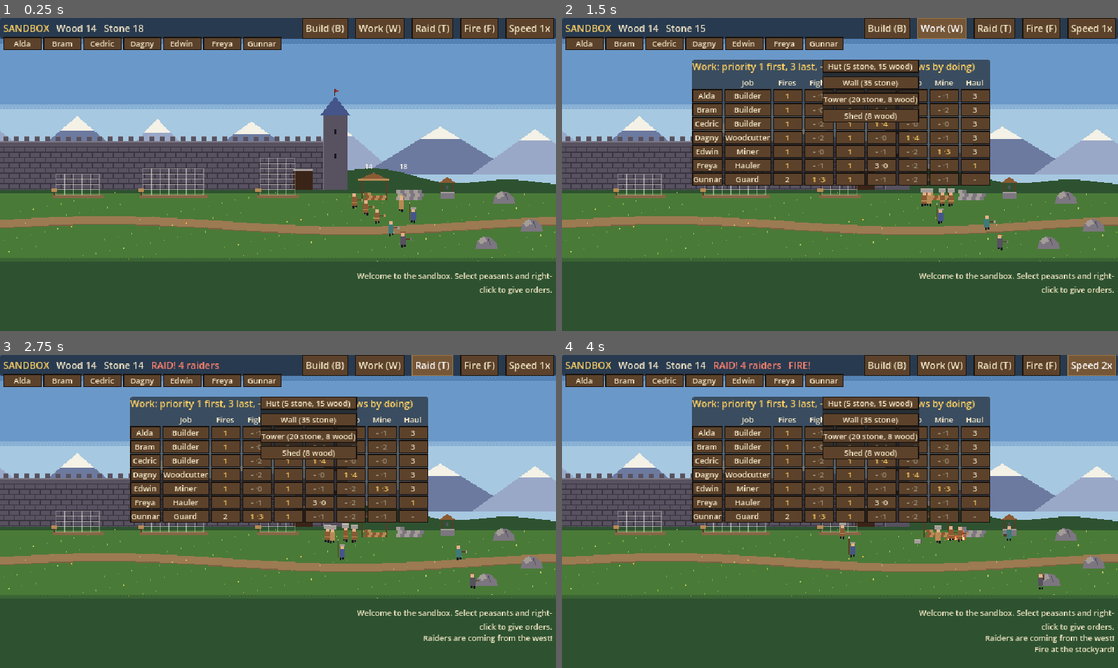
Above: before the commit, frames 1-4 (two rows, left to right).
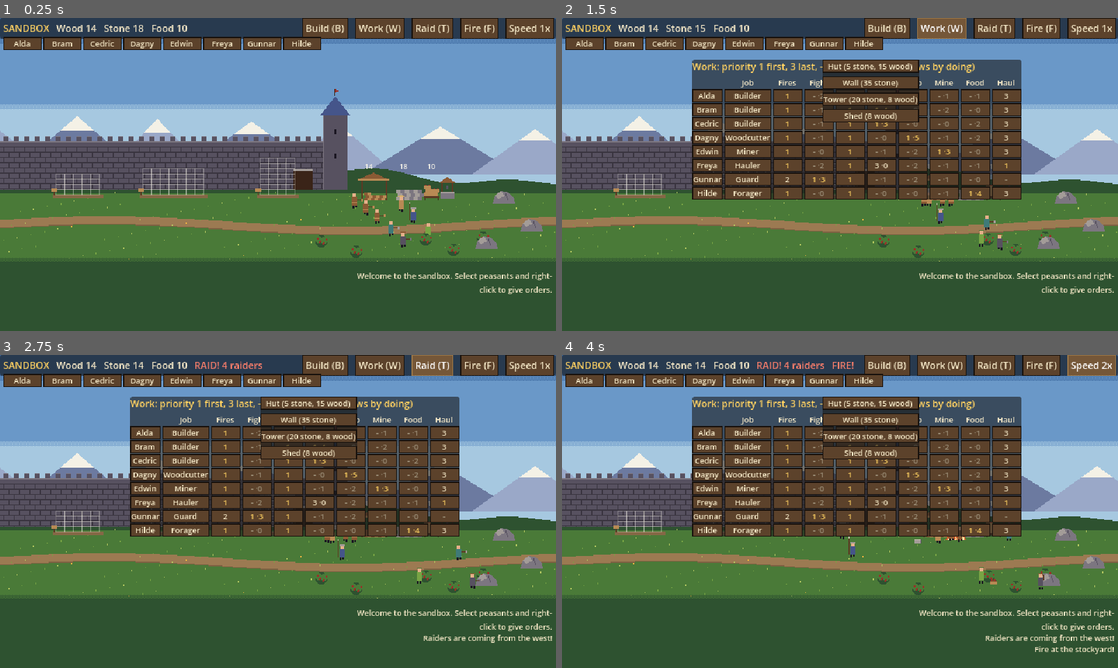
Above: after the commit, the same moments.

Repository: henrikmoepe-del/basebygger
Game: Godot game, scene res://sandbox/sandbox.tscn
Same seed, same stepped clock (60 frames per second), same inputs: the game is played once before the commit and once after it. This scene is started directly instead of the project's main scene.
Inputs:
- Up to frame 1 (0.25 s): no input
- Up to frame 2 (1.5 s): click "Build (B)" at 0.5 s; click "Work (W)" at 1.25 s
- Up to frame 3 (2.75 s): click "Raid (T)" at 2 s
- Up to frame 4 (4 s): click "Fire (F)" at 2.75 s; click "Speed 1x" at 3.5 s

The runs differ from the first frame. In frame 1, 0.7% of the frame differs, in the area x 27-88%, y 2-77%; in frame 2, 5.6%; in frame 3, 5.8%; in frame 4, 5.9%, in the area x 23-88%, y 2-77%.

Commit message:
Sandbox: needs (hunger, sleep), berry bushes and a Forager job
Co-Authored-By: Claude Opus 5.5 <noreply@anthropic.com>
Claude-Session: https://claude.ai/code/session_01KRfBmN2ZEbarco8VY7eoa6

Diff:
--- a/sandbox/sandbox.gd
+++ b/sandbox/sandbox.gd
@@ -18,6 +18,7 @@
 const Peasant := preload("res://sandbox/sb_peasant.gd")
 const Site := preload("res://sandbox/sb_site.gd")
 const TreeThing := preload("res://sandbox/sb_tree.gd")
+const Bush := preload("res://sandbox/sb_bush.gd")
 const Rock := preload("res://sandbox/sb_rock.gd")
 const Item := preload("res://sandbox/sb_item.gd")
 const Fire := preload("res://sandbox/sb_fire.gd")
@@ -36,6 +37,7 @@
 var sites: Array = []
 var trees: Array = []
 var rocks: Array = []
+var bushes: Array = []
 var items: Array = []
 var fires: Array = []
 var raiders: Array = []
@@ -91,6 +93,7 @@
 	stockyard.setup()
 	stockyard.put("wood", 14)
 	stockyard.put("stone", 18)
+	stockyard.put("food", 10)
 	well = _add(Well, Vector2(255, 8))
 	well.setup()
 	# Three building sites side by side, each its own job.
@@ -111,7 +114,12 @@
 		var t: Node2D = _add(TreeThing, spot)
 		t.setup(4, 1.0)
 		trees.append(t)
-	var crew := [["builder", 3], ["woodcutter", 1], ["miner", 1], ["hauler", 1], ["guard", 1]]
+	# Berry bushes in the meadow in front of the village.
+	for spot in [Vector2(230, 60), Vector2(262, 72), Vector2(150, 74), Vector2(110, 62), Vector2(296, 58)]:
+		var b: Node2D = _add(Bush, spot)
+		b.setup(3)
+		bushes.append(b)
+	var crew := [["builder", 3], ["woodcutter", 1], ["miner", 1], ["hauler", 1], ["guard", 1], ["forager", 1]]
 	var n := 0
 	for pair in crew:
 		for i in pair[1]:
@@ -190,7 +198,7 @@
 
 
 func remove_thing(t: Node2D) -> void:
-	for list in [items, fires, raiders, peasants, trees, rocks, sites]:
+	for list in [items, fires, raiders, peasants, trees, rocks, bushes, sites]:
 		list.erase(t)
 	selected.erase(t)
 	for p in peasants:
@@ -230,6 +238,8 @@
 			list = trees
 		"mine":
 			list = rocks
+		"forage":
+			list = bushes
 		"haul":
 			list = items
 		"rescue":
@@ -372,7 +382,7 @@
 	for p in peasants:
 		if p.is_open() and p.hit(at):
 			return {"kind": "rescue", "target": p}
-	for list_kind in [[raiders, "fight"], [fires, "firefight"], [items, "haul"], [trees, "chop"], [rocks, "mine"], [sites, "build"]]:
+	for list_kind in [[raiders, "fight"], [fires, "firefight"], [items, "haul"], [trees, "chop"], [rocks, "mine"], [bushes, "forage"], [sites, "build"]]:
 		for t in list_kind[0]:
 			if t.is_open() and t.hit(at):
 				return {"kind": list_kind[1], "target": t}
@@ -507,7 +517,7 @@
 				start_fire()
 			KEY_W:
 				hud.toggle_work()
-			KEY_1, KEY_2, KEY_3, KEY_4, KEY_5:
+			KEY_1, KEY_2, KEY_3, KEY_4, KEY_5, KEY_6:
 				set_job_selected(SbData.JOB_ORDER[(event as InputEventKey).keycode - KEY_1])
 
 
--- /dev/null
+++ b/sandbox/sb_bush.gd
@@ -0,0 +1,71 @@
+extends "res://sandbox/sb_thing.gd"
+## A berry bush: foraged a basket at a time; the basket is left beside it
+## for someone to haul. Picked bare, it grows berries again.
+
+const PICK_TIME := 2.5
+const REGROW_TIME := 70.0
+
+var berries := 3
+var _full := 3
+var _progress := 0.0
+var _regrow := 0.0
+var _shake := 0.0
+
+
+func setup(n: int) -> void:
+	kind = "bush"
+	berries = n
+	_full = n
+
+
+func capacity() -> int:
+	return 1
+
+
+func is_open() -> bool:
+	return berries > 0
+
+
+## Work on the bush for `amount` seconds. Returns true when a basket is full.
+func forage(amount: float) -> bool:
+	if berries <= 0:
+		return false
+	_progress += amount
+	_shake = 0.2
+	if _progress < PICK_TIME:
+		return false
+	_progress = 0.0
+	berries -= 1
+	world.spawn_item("food", position + Vector2(randf_range(-8, 8), randf_range(3, 7)))
+	if berries == 0:
+		_regrow = REGROW_TIME
+	queue_redraw()
+	return true
+
+
+func hit(p: Vector2) -> bool:
+	return Rect2(position + Vector2(-9, -12), Vector2(18, 14)).has_point(p)
+
+
+func label() -> String:
+	return "a berry bush"
+
+
+func _process(delta: float) -> void:
+	if _shake > 0.0:
+		_shake = maxf(_shake - delta, 0.0)
+		queue_redraw()
+	if berries == 0:
+		_regrow -= delta
+		if _regrow <= 0.0:
+			berries = _full
+			queue_redraw()
+
+
+func _draw() -> void:
+	var j := 1.0 if _shake > 0.0 and int(Time.get_ticks_msec() / 60) % 2 == 0 else 0.0
+	draw_circle(Vector2(j, -5), 7.0, SbData.GRASS1)
+	draw_circle(Vector2(-3 + j, -7), 4.0, SbData.GRASS2)
+	draw_circle(Vector2(3 + j, -6), 4.0, SbData.GRASS2)
+	for i in berries * 2:
+		draw_rect(Rect2(-5 + (i * 7) % 11 + j, -9 + (i * 5) % 7, 2, 2), SbData.RED1)
--- a/sandbox/sb_data.gd
+++ b/sandbox/sb_data.gd
@@ -10,11 +10,11 @@
 ## the player comes before all of it, until it is done or released.
 
 ## Kinds of work, in the order they are shown in the priority grid.
-const WORK := ["firefight", "fight", "rescue", "build", "chop", "mine", "haul"]
+const WORK := ["firefight", "fight", "rescue", "build", "chop", "mine", "forage", "haul"]
 
 const WORK_NAMES := {
 	"firefight": "Fires", "fight": "Fight", "rescue": "Rescue", "build": "Build",
-	"chop": "Chop", "mine": "Mine", "haul": "Haul",
+	"chop": "Chop", "mine": "Mine", "forage": "Food", "haul": "Haul",
 }
 
 ## Each job: its name, tunic colour, and its preset of work priorities.
@@ -26,6 +26,8 @@
 		"work": {"firefight": 1, "rescue": 1, "chop": 1, "haul": 3}},
 	"miner": {"name": "Miner", "tunic": Color("#575160"),
 		"work": {"firefight": 1, "rescue": 1, "mine": 1, "haul": 3}},
+	"forager": {"name": "Forager", "tunic": Color("#78a444"),
+		"work": {"firefight": 1, "rescue": 1, "forage": 1, "haul": 3}},
 	"hauler": {"name": "Hauler", "tunic": Color("#b88a54"),
 		"work": {"firefight": 1, "rescue": 1, "haul": 1, "build": 3}},
 	"guard": {"name": "Guard", "tunic": Color("#45558a"),
@@ -33,13 +35,13 @@
 }
 
 ## Work that has a skill: it grows by doing it (see sb_peasant.gd `learn`).
-const SKILLED := ["build", "chop", "mine", "fight"]
+const SKILLED := ["build", "chop", "mine", "forage", "fight"]
 const SKILL_MAX := 10
 ## Seconds of practice for the next level: BASE + PER_LEVEL * level.
 const SKILL_BASE := 20.0
 const SKILL_PER_LEVEL := 12.0
 
-const JOB_ORDER := ["builder", "woodcutter", "miner", "hauler", "guard"]
+const JOB_ORDER := ["builder", "woodcutter", "miner", "forager", "hauler", "guard"]
 
 const NAMES := ["Alda", "Bram", "Cedric", "Dagny", "Edwin", "Freya", "Gunnar",
 		"Hilde", "Ivo", "Jorun", "Kettil", "Liv", "Magnus", "Nora"]
@@ -63,6 +65,18 @@
 }
 
 const BUILD_ORDER := ["hut", "wall", "tower", "shed"]
+
+## Needs: hunger and tiredness grow from 0 to 100 over these many seconds.
+## Past the "need" mark a peasant left to themselves stops work to eat or
+## sleep; at 100 they work at STARVED_PACE (also when an order keeps them going).
+const HUNGER_TIME := 180.0
+const TIRED_TIME := 260.0
+const HUNGER_NEED := 60.0
+const TIRED_NEED := 80.0
+const EAT_TIME := 3.0
+const SLEEP_TIME := 22.0
+const SLEEP_TIME_BED := 12.0
+const STARVED_PACE := 0.6
 
 ## Beds in a finished Hut; the hurt get better faster in one.
 const HUT_BEDS := 2
--- a/sandbox/sb_hud.gd
+++ b/sandbox/sb_hud.gd
@@ -44,7 +44,7 @@
 	_make_build()
 	_make_site_panel()
 	var help := Label.new()
-	help.text = "Left-click: select (Shift adds)  Drag: box  Right-click: order  R: release  1-5: job  G: draft  W: work  B: build"
+	help.text = "Left-click: select (Shift adds)  Drag: box  Right-click: order  R: release  1-6: job  G: draft  W: work  B: build"
 	help.add_theme_font_size_override("font_size", 8)
 	help.add_theme_color_override("font_color", UiTheme.PARCHMENT_DIM)
 	help.set_anchors_preset(Control.PRESET_BOTTOM_LEFT)
@@ -333,7 +333,7 @@
 	if _refresh > 0.0:
 		return
 	_refresh = 0.2
-	_res_label.text = "Wood %d   Stone %d" % [world.stockyard.stock.wood, world.stockyard.stock.stone]
+	_res_label.text = "Wood %d   Stone %d   Food %d" % [world.stockyard.stock.wood, world.stockyard.stock.stone, world.stockyard.stock.food]
 	_raid_label.text = "RAID! %d raiders" % world.raiders.size() if world.raid_on else ""
 	if world.fires.size() > 0:
 		_raid_label.text += ("   " if world.raid_on else "") + "FIRE!"
@@ -407,7 +407,7 @@
 		var l := labels[i] as Label
 		if l == null or not is_instance_valid(p) or (i == 5):
 			continue
-		l.text = "%s (%s): %s" % [p.person_name, p.job_name(), p.activity()]
+		l.text = "%s (%s): %s%s" % [p.person_name, p.job_name(), p.activity(), p.needs_text()]
 		l.add_theme_color_override("font_color", UiTheme.GOLD if not p.order.is_empty() else UiTheme.PARCHMENT)
 
 
--- a/sandbox/sb_item.gd
+++ b/sandbox/sb_item.gd
@@ -19,11 +19,17 @@
 
 
 func label() -> String:
-	return "a log" if res == "wood" else "a stone"
+	return {"wood": "a log", "stone": "a stone", "food": "a basket of berries"}.get(res, "something")
 
 
 func _draw() -> void:
-	if res == "wood":
+	if res == "food":
+		draw_rect(Rect2(-4, -4, 8, 4), SbData.WOOD3)
+		draw_rect(Rect2(-4, -4, 8, 1), SbData.WOOD2)
+		draw_rect(Rect2(-3, -6, 2, 2), SbData.RED1)
+		draw_rect(Rect2(0, -6, 2, 2), SbData.RED1)
+		draw_rect(Rect2(2, -5, 1, 1), SbData.RED0)
+	elif res == "wood":
 		draw_rect(Rect2(-6, -4, 12, 4), SbData.WOOD2)
 		draw_rect(Rect2(-6, -4, 12, 1), SbData.WOOD3)
 		draw_rect(Rect2(5, -4, 2, 4), SbData.DAUB)
--- a/sandbox/sb_peasant.gd
+++ b/sandbox/sb_peasant.gd
@@ -25,6 +25,12 @@
 ## towards the next level in seconds.
 var skill := {}
 var practice := {}
+## Needs, 0-100 (see SbData.HUNGER_TIME and TIRED_TIME).
+var hunger := 0.0
+var tired := 0.0
+## The Hut whose bed one sleeps in, and true while lying asleep.
+var _sleep_bed: Node2D = null
+var _asleep := false
 var hp := 10.0
 var max_hp := 10.0
 var downed := false
@@ -66,6 +72,8 @@
 	for w in SbData.SKILLED:
 		skill[w] = randi_range(0, 2)
 		practice[w] = 0.0
+	hunger = randf_range(0.0, 45.0)
+	tired = randf_range(0.0, 50.0)
 	set_job(job_)
 	for w in SbData.SKILLED:
 		if SbData.JOBS[job_].work.get(w, 0) == 1:
@@ -73,9 +81,25 @@
 	hp = max_hp
 
 
-## How fast the peasant does this work: 0.6 at level 0, 1.0 at 5, 1.4 at 10.
+## How fast the peasant does this work: 0.6 at level 0, 1.0 at 5, 1.4 at 10,
+## and slower when starving or worn out.
 func skill_mult(work: String) -> float:
-	return 0.6 + 0.08 * float(skill.get(work, 5))
+	var pace := SbData.STARVED_PACE if hunger >= 100.0 or tired >= 100.0 else 1.0
+	return (0.6 + 0.08 * float(skill.get(work, 5))) * pace
+
+
+## " · hungry", " · tired" and so on, for the HUD.
+func needs_text() -> String:
+	var parts := ""
+	if hunger >= 100.0:
+		parts += " · starving"
+	elif hunger >= SbData.HUNGER_NEED:
+		parts += " · hungry"
+	if tired >= 100.0:
+		parts += " · worn out"
+	elif tired >= SbData.TIRED_NEED:
+		parts += " · tired"
+	return parts
 
 
 ## Practice: seconds spent on skilled work raise the skill.
@@ -224,6 +248,8 @@
 			return prefix + "chopping " + t.label()
 		"mine":
 			return prefix + "mining " + t.label()
+		"forage":
+			return prefix + "picking " + t.label()
 		"haul":
 			return prefix + "hauling " + t.label()
 		"firefight":
@@ -236,6 +262,10 @@
 			return prefix + ("holding here" if _at(task.pos) else "going there")
 		"flee":
 			return "Fleeing from raiders!"
+		"eat":
+			return "Eating"
+		"sleep":
+			return "Sleeping" + (" in a bed" if _sleep_bed != null else "") if _asleep else "Going to sleep"
 	return "Idle"
 
 
@@ -261,6 +291,9 @@
 	_hurt = maxf(_hurt - delta, 0.0)
 	_walking = false
 	_anim = ""
+	hunger = minf(hunger + 100.0 / SbData.HUNGER_TIME * delta, 100.0)
+	if not _asleep:
+		tired = minf(tired + 100.0 / SbData.TIRED_TIME * delta, 100.0)
 	if downed:
 		if carried_by != null:
 			if not is_instance_valid(carried_by) or carried_by.downed:
@@ -291,6 +324,7 @@
 		_drafted_think()
 	else:
 		_check_flee()
+		_check_needs()
 		if not _task_valid():
 			_choose()
 	_do_task(delta)
@@ -312,6 +346,19 @@
 		_claim_task()
 	else:
 		task = {"kind": "goto", "pos": _hold, "forced": false}
+
+
+## Hungry or tired: stop working to eat or sleep (but not while fleeing).
+func _check_needs() -> void:
+	var k: String = task.get("kind", "")
+	if k == "flee" or k == "eat" or k == "sleep" or carrying == "person":
+		return
+	if hunger >= SbData.HUNGER_NEED and world.stockyard.stock.food > 0:
+		_end_task()
+		task = {"kind": "eat"}
+	elif tired >= SbData.TIRED_NEED:
+		_end_task()
+		task = {"kind": "sleep"}
 
 
 func _check_flee() -> void:
@@ -331,6 +378,10 @@
 		return _idle_think > 0.0
 	if k == "flee":
 		return world.nearest_raider(position, FLEE_FROM * 1.6) != null
+	if k == "eat":
+		return hunger > 5.0 and (world.stockyard.stock.food > 0 or _timer > 0.0)
+	if k == "sleep":
+		return tired > 0.0
 	var t = task.get("target")
 	if t != null and (not is_instance_valid(t) or not t.is_open()):
 		return false
@@ -376,6 +427,10 @@
 		t.release(self)
 		if task.get("kind", "") == "supply":
 			t.incoming[task.res] = maxi(t.incoming[task.res] - 1, 0)
+	if _sleep_bed != null and is_instance_valid(_sleep_bed):
+		_sleep_bed.sleepers.erase(self)
+	_sleep_bed = null
+	_asleep = false
 	task = {}
 	_timer = 0.0
 	_short = ""
@@ -415,6 +470,8 @@
 			_do_gather(t, delta, "chop")
 		"mine":
 			_do_gather(t, delta, "mine")
+		"forage":
+			_do_gather(t, delta, "forage")
 		"haul":
 			_do_haul(t, delta)
 		"firefight":
@@ -436,6 +493,10 @@
 			_go(Vector2(clampf(position.x + away * 60.0, SbData.WEST_EDGE + 10, SbData.EAST_EDGE - 10), position.y), delta, 1.25)
 		"idle":
 			_do_idle(delta)
+		"eat":
+			_do_eat(delta)
+		"sleep":
+			_do_sleep(delta)
 
 
 func _do_build(site: Node2D, delta: float) -> void:
@@ -532,7 +593,7 @@
 		_anim = how
 		var amount := delta * skill_mult(how)
 		learn(how, delta)
-		var fell: bool = thing.chop(amount) if how == "chop" else thing.mine(amount)
+		var fell: bool = thing.call(how, amount)
 		if fell:
 			_finish_unit()
 
@@ -610,6 +671,45 @@
 		_end_task()
 
 
+func _do_eat(delta: float) -> void:
+	var yard: Node2D = world.stockyard
+	if carrying == "water":
+		carrying = ""
+	if carrying != "":
+		if _go(yard.work_spot(self), delta):
+			yard.put(carrying)
+			carrying = ""
+		return
+	if _go(yard.position + Vector2(46 + float(hash(name) % 10), 8), delta):
+		_anim = "eat"
+		_timer += delta
+		if _timer >= SbData.EAT_TIME:
+			_timer = 0.0
+			if yard.take("food"):
+				hunger = maxf(hunger - 70.0, 0.0)
+			_end_task()
+
+
+## Sleeps in a free bed in a Hut, or on the ground where one stands.
+func _do_sleep(delta: float) -> void:
+	if not _asleep:
+		if carrying != "":
+			_drop()
+		var hut: Node2D = world.free_bed()
+		if hut != null:
+			if _go(hut.bed_spot(hut.sleepers.size()), delta):
+				hut.sleepers.append(self)
+				_sleep_bed = hut
+				_asleep = true
+		else:
+			_asleep = true
+		return
+	var time := SbData.SLEEP_TIME_BED if _sleep_bed != null else SbData.SLEEP_TIME
+	tired = maxf(tired - 100.0 / time * delta, 0.0)
+	if tired <= 0.0:
+		_end_task()
+
+
 ## Puts what one carries down on the ground, for someone to haul later.
 func _drop() -> void:
 	if carrying == "person" and _patient != null and is_instance_valid(_patient):
@@ -641,15 +741,21 @@
 	var tunic: Color = SbData.JOBS[job].tunic
 	if _hurt > 0.0:
 		tunic = SbData.WHITE
-	if downed:
-		if bed != null:
+	if downed or _asleep:
+		if bed != null or _sleep_bed != null:
 			# In bed: a straw mattress and a blanket.
 			draw_rect(Rect2(-8, -2, 16, 2), SbData.THATCH)
 		draw_rect(Rect2(-6, -4, 10, 4), tunic)
 		draw_rect(Rect2(4, -4, 4, 4), SbData.SKIN1)
 		draw_rect(Rect2(-9, -3, 3, 2), SbData.INK)
-		if bed != null:
+		if bed != null or _sleep_bed != null:
 			draw_rect(Rect2(-7, -4, 10, 3), SbData.TEAL)
+		if _asleep:
+			# Little z's drifting up.
+			var zt := fmod(Time.get_ticks_msec() / 1000.0, 2.0)
+			draw_rect(Rect2(6 + zt * 2.0, -9 - zt * 4.0, 3, 1), SbData.WHITE)
+			draw_rect(Rect2(7 + zt * 2.0, -8 - zt * 4.0, 1, 1), SbData.WHITE)
+			draw_rect(Rect2(6 + zt * 2.0, -7 - zt * 4.0, 3, 1), SbData.WHITE)
 		_draw_marks(-8.0)
 		return
 	var t := Time.get_ticks_msec() / 1000.0
@@ -678,6 +784,8 @@
 			draw_rect(Rect2(-3, bob - 7, 6, 1), SbData.WOOD3)
 			if carrying == "":
 				_draw_tool(bob, SbData.WOOD3)
+		"forager":
+			draw_rect(Rect2(-3, bob - 18, 6, 1), SbData.GRASS2)
 		"hauler":
 			draw_rect(Rect2(-4, bob - 18, 8, 1), SbData.THATCH)
 			draw_rect(Rect2(-2, bob - 19, 4, 1), SbData.THATCH)
@@ -693,6 +801,9 @@
 		"stone":
 			draw_rect(Rect2(-4, bob - 21, 8, 5), SbData.STONE3)
 			draw_rect(Rect2(-4, bob - 21, 8, 1), SbData.STONE4)
+		"food":
+			draw_rect(Rect2(3, bob - 9, 5, 4), SbData.WOOD3)
+			draw_rect(Rect2(4, bob - 10, 3, 1), SbData.RED1)
 		"person":
 			if _patient != null and is_instance_valid(_patient):
 				draw_rect(Rect2(-6, bob - 17, 10, 3), SbData.JOBS[_patient.job].tunic)
--- a/sandbox/sb_raider.gd
+++ b/sandbox/sb_raider.gd
@@ -68,7 +68,7 @@
 		var yard: Node2D = world.stockyard
 		var spot := yard.position + Vector2(0, 8)
 		if _step(spot, delta):
-			for res in ["wood", "stone"]:
+			for res in ["food", "wood", "stone"]:
 				if yard.take(res):
 					loot = res
 					break
--- a/sandbox/sb_stockyard.gd
+++ b/sandbox/sb_stockyard.gd
@@ -2,7 +2,7 @@
 ## The stockyard: a shed with a pile per resource. Haulers bring things here,
 ## builders fetch from here, raiders steal from here.
 
-var stock := {"wood": 0, "stone": 0}
+var stock := {"wood": 0, "stone": 0, "food": 0}
 
 
 func setup() -> void:
@@ -30,7 +30,7 @@
 
 
 func hit(p: Vector2) -> bool:
-	return Rect2(position + Vector2(-34, -30), Vector2(68, 34)).has_point(p)
+	return Rect2(position + Vector2(-34, -30), Vector2(92, 34)).has_point(p)
 
 
 func work_spot(peasant: Node2D) -> Vector2:
@@ -56,5 +56,14 @@
 	for i in stones:
 		var row := i / 6
 		draw_rect(Rect2(6 + (i % 6) * 5 + (row % 2) * 2, -4 - row * 4, 5, 4), SbData.STONE3 if i % 2 == 0 else SbData.STONE2)
+	# Baskets of food on a bench at the east end.
+	draw_rect(Rect2(38, -5, 18, 2), SbData.WOOD1)
+	draw_rect(Rect2(39, -3, 1, 3), SbData.WOOD0)
+	draw_rect(Rect2(54, -3, 1, 3), SbData.WOOD0)
+	for i in mini(stock.food, 12):
+		var row := i / 4
+		draw_rect(Rect2(38 + (i % 4) * 4 + (row % 2) * 2, -9 - row * 4, 4, 4), SbData.WOOD3)
+		draw_rect(Rect2(39 + (i % 4) * 4 + (row % 2) * 2, -10 - row * 4, 2, 1), SbData.RED1)
+	draw_string(ThemeDB.fallback_font, Vector2(42, -36), str(stock.food), HORIZONTAL_ALIGNMENT_LEFT, -1, 8, SbData.WHITE)
 	draw_string(ThemeDB.fallback_font, Vector2(-30, -36), str(stock.wood), HORIZONTAL_ALIGNMENT_LEFT, -1, 8, SbData.WHITE)
 	draw_string(ThemeDB.fallback_font, Vector2(10, -36), str(stock.stone), HORIZONTAL_ALIGNMENT_LEFT, -1, 8, SbData.WHITE)
--- a/sandbox/tests/shots.gd
+++ b/sandbox/tests/shots.gd
@@ -24,6 +24,8 @@
 	"draft": {"steps": [[2.0, "draft"], [0.1, "raid"], [11.0, "shot"], [4.0, "shot"]]},
 	# Two peasants go down; others carry them to the beds of the finished Hut.
 	"rescue": {"steps": [[1.0, "hurt"], [5.0, "shot"], [10.0, "shot"]]},
+	# Needs: after a while some eat at the stockyard and sleep; berry bushes.
+	"needs": {"steps": [[1.0, "needs"], [12.0, "shot"]]},
 	"box": {"steps": [[2.0, "box"], [0.1, "goto"], [0.4, "shot"]]},
 }
 
@@ -116,6 +118,12 @@
 			w.peasants[3].damage(100.0)
 			w.peasants[4].damage(100.0)
 			w.camera.position = Vector2(-60, -20)
+		"needs":
+			w.camera.position = Vector2(200, -20)
+			w.peasants[0].hunger = 95.0
+			w.peasants[1].tired = 99.0
+			w.peasants[5].tired = 99.0
+			w.select([w.peasants[0], w.peasants[1], w.peasants[7]])
 		"work":
 			w.peasants[3].cycle_prio("haul")
 			w.hud.toggle_work()
--- a/sandbox/tests/test_sandbox.gd
+++ b/sandbox/tests/test_sandbox.gd
@@ -162,6 +162,21 @@
 	var up := await _wait(120.0, func(): return not hurt.downed and hut.sleepers.is_empty())
 	_check(up, "they get better and get up again, and the beds are free")
 
+	# 10. Needs: a hungry peasant eats, a tired one sleeps, then back to work.
+	var eater: Node2D = w.peasants.filter(func(p): return p.job == "miner")[0]
+	w.stockyard.put("food", 5)
+	eater.hunger = 90.0
+	var ate := await _wait(40.0, func(): return eater.hunger < 40.0)
+	_check(ate, "a hungry peasant goes and eats")
+	var sleeper: Node2D = w.peasants.filter(func(p): return p.job == "forager")[0]
+	sleeper.tired = 95.0
+	var slept := await _wait(30.0, func(): return sleeper._asleep)
+	_check(slept, "a tired peasant goes to sleep")
+	var rested := await _wait(60.0, func(): return sleeper.tired <= 0.0 and not sleeper._asleep)
+	_check(rested, "and wakes up rested")
+	var foraged := await _wait(60.0, func(): return w.bushes.any(func(b): return b.berries < b._full))
+	_check(foraged, "the forager picks berries")
+
 	_check(_off_band == 0, "nobody leaves the ground band (%d frames off it)" % _off_band)
 	print("ALL PASSED" if _fails == 0 else "%d FAILED" % _fails)
 	quit(1 if _fails > 0 else 0)
Not shown, added: sandbox/sb_bush.gd.uid
Binary file added: sandbox/shots/needs.png
Not shown, changed: sandbox/README.md
